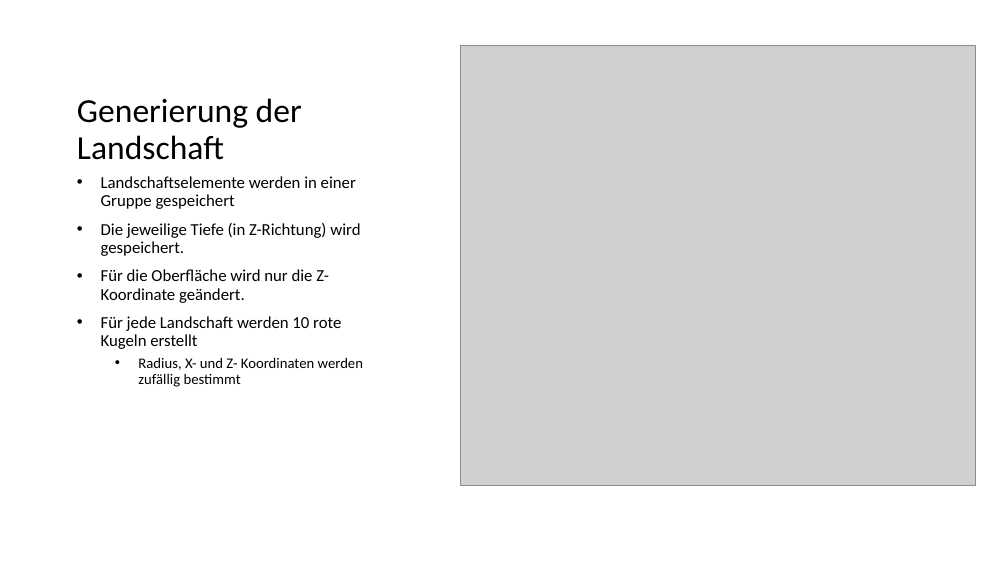
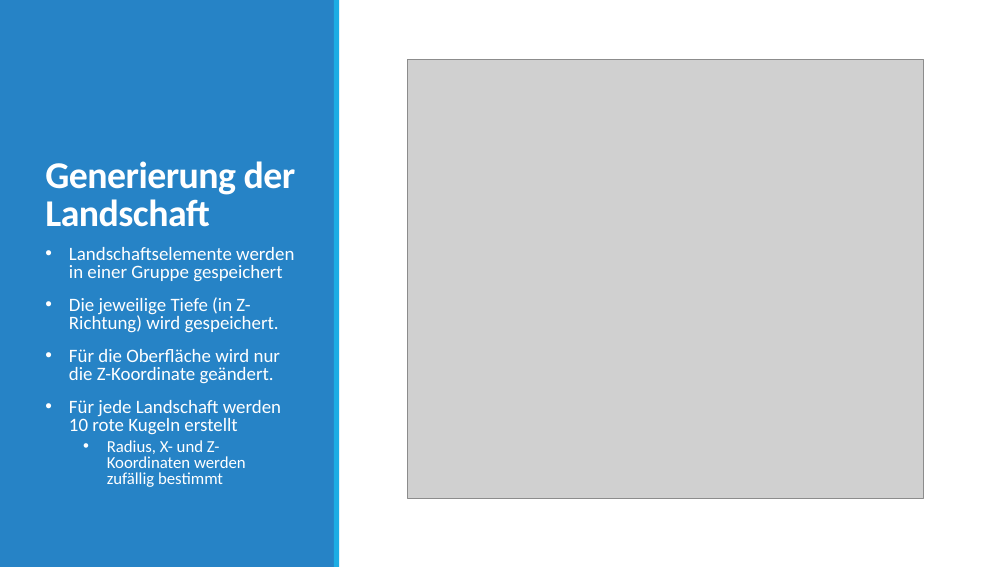
Before and after one commit to JanNiclasRuppenthal/SP_Portfolio01, a slide deck: slide 6 of slides/Portfolio01_Slides.pptx (slide 7 before the commit). Drawn at 1008x567 pixels with LibreOffice and Linux fonts; fonts in the diff are those of the drawing; grey boxes stand for pictures. Boxes give left, top, right and bottom in pixels: in the first picture for what was removed or moved away, otherwise in the second. Text is boxed around its words. In the diff, an @@ line names an element or a change of style, - is before the commit and + after.

```diff
--- a/slides/Portfolio01_Slides.pptx
+++ b/slides/Portfolio01_Slides.pptx
@@ rectangle added at (0,0,335,567), fill #2683C6 @@
@@ rectangle added at (334,0,340,567), fill #1CADE4 @@
@@ title "Generierung der Landschaft": place and size @@
-title "Generierung der Landschaft" at (77,98,302,160)
+title "Generierung der Landschaft" at (45,161,296,227)
@@ title "Generierung der Landschaft" at (45,161,296,227): size 32 to 36 pt, text colour #000000 to #FFFFFF, letter spacing 0 to -0.5 pt, bold on; line spacing 0.9 to 0.85 @@
@@ picture: place and size @@
-picture at (461,45,976,485)
+picture at (408,59,924,498)
@@ text "Landschaftselemente werden in einer Gruppe ...": place and size @@
-text "Landschaftselemente werden in einer Gruppe ..." at (101,176,363,387)
+text "Landschaftselemente werden in einer Gruppe ..." at (69,247,294,487)
@@ text "Landschaftselemente werden in einer Gruppe ..." at (69,247,294,487): size 16 to 18 pt in "Landschaftselemente werden in einer Gruppe gespeichert", "Die jeweilige Tiefe (in Z-Richtung) wird gespeichert.", "Für die Oberfläche wird nur die Z-Koordinate ...", "Für jede Landschaft werden 10 rote Kugeln ..."; text colour #000000 to #FFFFFF; size 14 to 16 pt in "Radius, X- und Z- Koordinaten werden zufällig ..."; line spacing 0.9 to 0.8; more space between paragraphs @@
```
Also in this commit, not shown: 11 other slides changed, 1 slide added, 1 slide removed, 2 other files.
